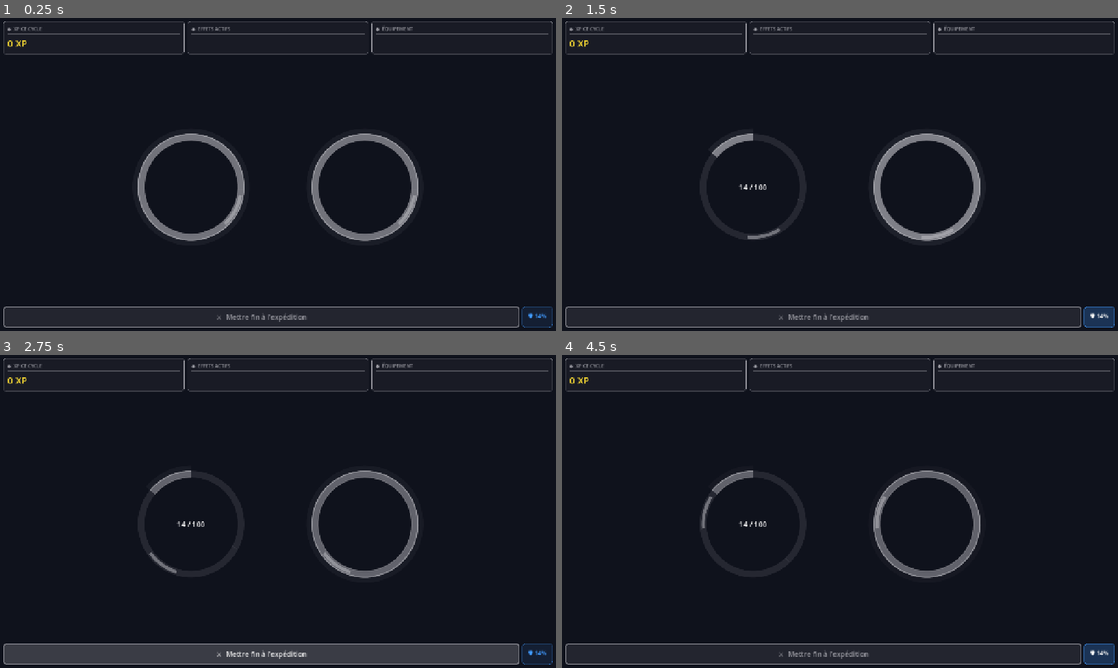
Above: before the commit, frames 1-4 (two rows, left to right).
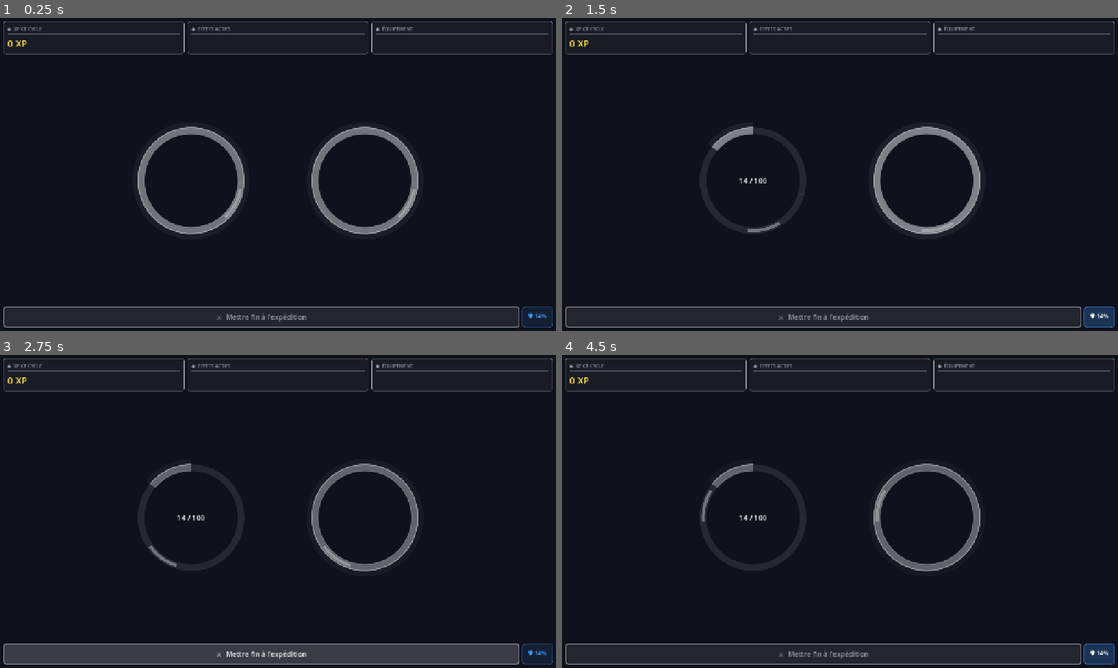
Above: after the commit, the same moments.

Repository: Rhend/Reliquary
Game: Godot game, scene res://scenes/combat/CombatScene.tscn
Two runs of this game, one before a commit and one after it. Both use one fixed random seed, a clock stepped at 60 frames per second and the inputs below. This scene is started directly instead of the project's main scene.
Inputs:
- Up to frame 1 (0.25 s): no input
- Up to frame 2 (1.5 s): click "⚔ Mettre fin à l'expédition" at 0.5 s; click "🛡 14%" at 1.25 s
- Up to frame 3 (2.75 s): click "⚔ Mettre fin à l'expédition" at 2 s
- Up to frame 4 (4.5 s): click "🛡 14%" at 2.75 s; click "⚔ Mettre fin à l'expédition" at 3.5 s; click "🛡 14%" at 4.25 s

The runs differ from the first frame. In frame 1, 3.5% of the frame differs, in the area x 24-76%, y 34-72%; in frame 2, 2.3%; in frame 3, 2.3%; in frame 4, 2.3%.

Commit message:
feat(zones): Phase 2 — système de zones Surface/Profondeur/Abysse
- Enums.gd : ajout de Zone { SURFACE=0, PROFONDEUR=1, ABYSSE=2 }
- EventBus.gd : ajout du signal zone_changee(nouvelle_zone: int)
- AdventureSystem.gd :
  - État zone_courante (Zone) + _nb_evenements_zone (int)
  - Constante ZONE_TRANSITION_THRESHOLD = 5 événements
  - Réinitialisation à Surface au lancement de chaque expédition
  - _get_max_zone() : Surface si tier 0-1, Profondeur si tier 2-3, Abysse si tier 4-5
  - _check_zone_transition() : appelée après chaque événement résolu (victoire, bénédiction, piège)
    déclenche la transition si seuil atteint et zone suivante débloquée
  - Émission de zone_changee à chaque transition
- CombatScene.gd :
  - Label _zone_label sous les cercles de combat
  - Connexion au signal zone_changee + mise à jour à l'adventure_started
  - Couleurs : Surface bleu, Profondeur violet, Abysse rouge

Co-Authored-By: Claude Sonnet 4.6 <noreply@anthropic.com>

Diff:
--- a/scripts/autoloads/EventBus.gd
+++ b/scripts/autoloads/EventBus.gd
@@ -81,6 +81,9 @@
 
 @warning_ignore("unused_signal")
 signal adventure_started(biome_id: String)
+# Émis par AdventureSystem à chaque changement de zone pendant une expédition.
+@warning_ignore("unused_signal")
+signal zone_changee(nouvelle_zone: int)
 # event_data : { type, biome_id, creature_id, [enemy / effect / trap], [ignored] }
 @warning_ignore("unused_signal")
 signal adventure_event_resolved(event_data: Dictionary)
--- a/scripts/combat/CombatScene.gd
+++ b/scripts/combat/CombatScene.gd
@@ -31,6 +31,9 @@
 var _idle_active:  bool  = false # vrai pendant l'état d'attente entre deux événements
 var _idle_tw:      Tween = null  # tween du fade-in du label idle
 
+# ─── Zone courante ────────────────────────────────────────────
+var _zone_label: Label = null   # label "Surface / Profondeur / Abysse"
+
 # ─── Combat ───────────────────────────────────────────────────
 var _combat_label: Label = null  # label "En combat..." affiché pendant un duel
 
@@ -99,6 +102,12 @@
 	_idle_label.modulate.a = 0.0
 	_idle_label.mouse_filter = Control.MOUSE_FILTER_IGNORE
 	vbox.add_child(_idle_label)
+
+	_zone_label = Label.new()
+	_zone_label.horizontal_alignment = HORIZONTAL_ALIGNMENT_CENTER
+	_zone_label.add_theme_font_size_override("font_size", 13)
+	_zone_label.mouse_filter = Control.MOUSE_FILTER_IGNORE
+	vbox.add_child(_zone_label)
 
 	return center
 
@@ -187,6 +196,7 @@
 func _connect_signals() -> void:
 	EventBus.adventure_started.connect(_on_adventure_started)
 	EventBus.adventure_event_resolved.connect(_on_event_resolved)
+	EventBus.zone_changee.connect(_on_zone_changee)
 	EventBus.combat_started.connect(_on_combat_started)
 	EventBus.combat_ended.connect(_on_combat_ended)
 	EventBus.heal_applied.connect(_on_heal_applied)
@@ -209,6 +219,7 @@
 	_rebuild_buffs()
 	_rebuild_equip()
 	_cleanup_luck_icon()
+	_update_zone_label(AdventureSystem.zone_courante)
 
 	var creature_id := GameData.player.get("active_creature_id", "") as String
 	var creature    := GameData.get_entity(creature_id)
@@ -547,6 +558,20 @@
 		_luck_icon.queue_free()
 	_luck_icon = null
 
+# ── Zone ────────────────────────────────────────────────────
+
+func _on_zone_changee(nouvelle_zone: int) -> void:
+	_update_zone_label(nouvelle_zone as Enums.Zone)
+
+func _update_zone_label(zone: Enums.Zone) -> void:
+	if not _zone_label:
+		return
+	const NOMS := ["Surface", "Profondeur", "Abysse"]
+	const COULEURS := [Color(0.4, 0.7, 1.0), Color(0.6, 0.3, 1.0), Color(1.0, 0.3, 0.2)]
+	var idx := clampi(int(zone), 0, 2)
+	_zone_label.text = "◆ " + NOMS[idx]
+	_zone_label.add_theme_color_override("font_color", COULEURS[idx])
+
 # Affiche le bandeau BOUCLIER ! centré sur le cercle héro pendant 1.5s puis fade.
 func _show_shield_banner() -> void:
 	var lbl := Label.new()
--- a/scripts/resources/Enums.gd
+++ b/scripts/resources/Enums.gd
@@ -23,3 +23,9 @@
 	PROFONDEUR,
 	ABYSSE,
 }
+
+enum Zone {
+	SURFACE    = 0,
+	PROFONDEUR = 1,
+	ABYSSE     = 2,
+}
--- a/scripts/systems/AdventureSystem.gd
+++ b/scripts/systems/AdventureSystem.gd
@@ -30,12 +30,13 @@
 
 # ─── Constantes ─────────────────────────────────────────────
 
-const FIRST_ENCOUNTER_DELAY: float = 1.0   # délai avant la toute première rencontre du cycle
-const COMBAT_POST_DELAY:     float = 2.5   # pause après la fin d'un combat
-const INSTANT_EVENT_DELAY:   float = 1.0   # pause après piège ou bénédiction
-const DEFAULT_REGEN_PCT:    float = 0.0
-const COMBO_HP_THRESHOLD:   float = 0.25
-const COMBO_ATK_BONUS_PCT:  float = 0.05   # +5 % ATK par niveau de combo au-dessus de 1
+const FIRST_ENCOUNTER_DELAY:    float = 1.0   # délai avant la toute première rencontre du cycle
+const COMBAT_POST_DELAY:        float = 2.5   # pause après la fin d'un combat
+const INSTANT_EVENT_DELAY:      float = 1.0   # pause après piège ou bénédiction
+const DEFAULT_REGEN_PCT:        float = 0.0
+const COMBO_HP_THRESHOLD:       float = 0.25
+const COMBO_ATK_BONUS_PCT:      float = 0.05  # +5 % ATK par niveau de combo au-dessus de 1
+const ZONE_TRANSITION_THRESHOLD: int  = 5     # événements résolus avant transition de zone
 
 # ─── Distribution pondérée des créatures ────────────────────
 # Poids par tier selon le nombre de tiers débloqués dans le biome.
@@ -78,6 +79,8 @@
 var current_biome_id:         String     = ""     # id du biome actuellement exploré
 var current_hp:               float      = 0.0    # PV courants du héro
 var current_modifier:         Dictionary = {}     # modificateur de cycle actif
+var zone_courante:            Enums.Zone = Enums.Zone.SURFACE
+var _nb_evenements_zone:      int        = 0      # événements résolus dans la zone courante
 
 var _encounter_timer:         Timer              # timer qui cadence les rencontres
 var _first_encounter_pending: bool  = false      # vrai uniquement pour la toute première rencontre du cycle
@@ -150,6 +153,8 @@
 	_combo_count             = 0
 	_first_encounter_pending = true
 	_is_first_combat         = true
+	zone_courante            = Enums.Zone.SURFACE
+	_nb_evenements_zone      = 0
 
 	BiomeMechanics.initialize_for_biome(biome_id)
 	_build_available_creatures(biome_id)
@@ -268,6 +273,7 @@
 		_cycle_positive_events += 1
 
 	EventBus.adventure_event_resolved.emit(enc_data)
+	_check_zone_transition()
 	_apply_regen(hero_id)
 	_schedule_next_encounter()
 
@@ -308,6 +314,7 @@
 			trap.get("id", ""), trap.get("nom_affichage_fr", "?"), "Piège", current_biome_id, 5.0
 		)
 		EventBus.adventure_event_resolved.emit(enc_data)
+		_check_zone_transition()
 		_apply_regen(hero_id)
 		_schedule_next_encounter()
 	else:
@@ -321,6 +328,7 @@
 		if current_hp <= 0.0:
 			_end_adventure(false)
 		else:
+			_check_zone_transition()
 			_apply_regen(hero_id)
 			_schedule_next_encounter()
 
@@ -384,6 +392,7 @@
 	_cycle_combats_won += 1
 	_cycle_combo_max    = maxi(_cycle_combo_max, _combo_count)
 
+	_check_zone_transition()
 	_apply_regen(hero_id)
 	_schedule_next_encounter(COMBAT_POST_DELAY)
 
@@ -631,3 +640,33 @@
 		"traps_triggered":      _cycle_traps_triggered,
 		"cycle_luck":           _cycle_luck,
 	}
+
+# ═══════════════════════════════════════════════════════════
+#  Zones
+# ═══════════════════════════════════════════════════════════
+
+# Zone maximale débloquée selon la Maîtrise (current_tier) du biome.
+# Commun/Peu Commun → Surface ; Rare/Épique → Profondeur ; Légendaire/Unique → Abysse.
+func _get_max_zone(biome_id: String) -> Enums.Zone:
+	var tier: int = GameData.get_entity(biome_id).get("current_tier", 0)
+	if tier >= 4:
+		return Enums.Zone.ABYSSE
+	elif tier >= 2:
+		return Enums.Zone.PROFONDEUR
+	else:
+		return Enums.Zone.SURFACE
+
+# Appelée après chaque événement résolu. Si le seuil est atteint et la zone suivante
+# est débloquée, transition et émission du signal zone_changee.
+func _check_zone_transition() -> void:
+	_nb_evenements_zone += 1
+	if _nb_evenements_zone < ZONE_TRANSITION_THRESHOLD:
+		return
+	var next_zone: int = int(zone_courante) + 1
+	if next_zone > int(Enums.Zone.ABYSSE):
+		return
+	if next_zone > int(_get_max_zone(current_biome_id)):
+		return
+	zone_courante       = next_zone as Enums.Zone
+	_nb_evenements_zone = 0
+	EventBus.zone_changee.emit(int(zone_courante))
